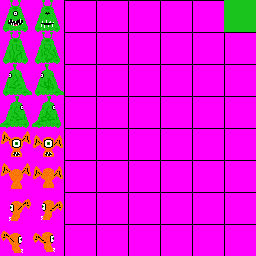
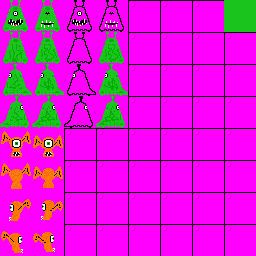
The second 256 × 256 image is a revision of the first. Changes to its layers:
painted on "Background" over [64, 0, 128, 128]
